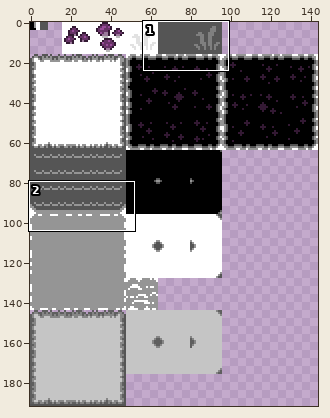
Two states of a sprite sheet, GMS2 Project/sprites/STilesOut/cae4deee-54c4-41dd-bc9a-418d7c7aacaa.png. The first picture is a wide view before the edit; the outline marks the close-up.
Close-up. As it was:
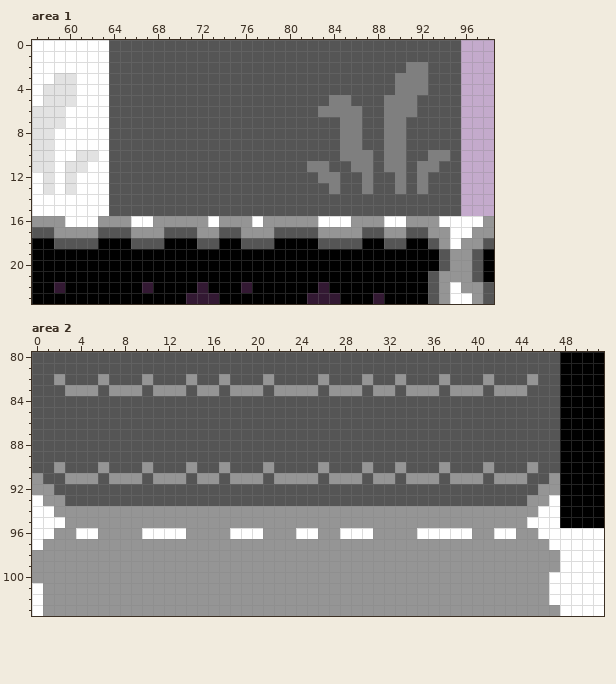
The file is 144x192 pixels. Shown: area 1: x 57..98, y 0..23; area 2: x 0..51, y 80..103.
Once edited:
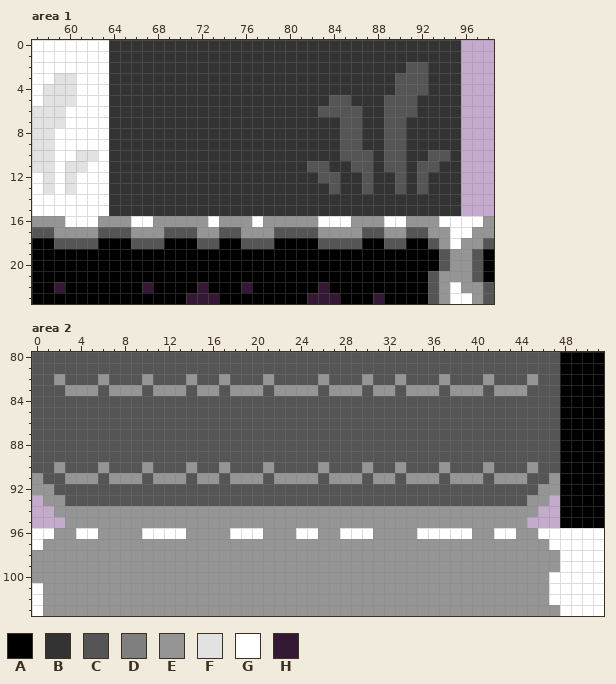
Palette (. is transparent): A #000000  B #333333  C #555555  D #7f7f7f  E #959595  F #e2e2e2  G #ffffff  H #331933
Diff:
--- area 1
@@ x 57..98 @@
- 0 GGGGGGGCCCCCCCCCCCCCCCCCCCCCCCCCCCCCCCC...
- 1 GGGGGGGCCCCCCCCCCCCCCCCCCCCCCCCCCCCCCCC...
- 2 GGGGGGGCCCCCCCCCCCCCCCCCCCCCCCCCCCDDCCC...
- 3 GGFFGGGCCCCCCCCCCCCCCCCCCCCCCCCCCDDDCCC...
- 4 GFFFGGGCCCCCCCCCCCCCCCCCCCCCCCCCCDDDCCC...
- 5 GFFFGGGCCCCCCCCCCCCCCCCCCCCDDCCCDDDCCCC...
- 6 FFFGGGGCCCCCCCCCCCCCCCCCCCDDDDCCDDDCCCC...
- 7 FFFGGGGCCCCCCCCCCCCCCCCCCCCCDDCCDDCCCCC...
- 8 FFGGGGGCCCCCCCCCCCCCCCCCCCCCDDCCDDCCCCC...
- 9 FFGGGGGCCCCCCCCCCCCCCCCCCCCCDDCCDDCCCCC...
-10 FFGGFFGCCCCCCCCCCCCCCCCCCCCCDDDCDDCCDDC...
-11 FFGFFGGCCCCCCCCCCCCCCCCCCDDCCDDCDDCDDCC...
-12 GFGFGGGCCCCCCCCCCCCCCCCCCCDDCCDCCDCDCCC...
-13 GFGFGGGCCCCCCCCCCCCCCCCCCCCDCCDCCDCDCCC...
-14 GGGGGGGCCCCCCCCCCCCCCCCCCCCCCCCCCCCCCCC...
-15 GGGGGGGCCCCCCCCCCCCCCCCCCCCCCCCCCCCCCCC...
+ 0 GGGGGGGBBBBBBBBBBBBBBBBBBBBBBBBBBBBBBBB...
+ 1 GGGGGGGBBBBBBBBBBBBBBBBBBBBBBBBBBBBBBBB...
+ 2 GGGGGGGBBBBBBBBBBBBBBBBBBBBBBBBBBBCCBBB...
+ 3 GGFFGGGBBBBBBBBBBBBBBBBBBBBBBBBBBCCCBBB...
+ 4 GFFFGGGBBBBBBBBBBBBBBBBBBBBBBBBBBCCCBBB...
+ 5 GFFFGGGBBBBBBBBBBBBBBBBBBBBCCBBBCCCBBBB...
+ 6 FFFGGGGBBBBBBBBBBBBBBBBBBBCCCCBBCCCBBBB...
+ 7 FFFGGGGBBBBBBBBBBBBBBBBBBBBBCCBBCCBBBBB...
+ 8 FFGGGGGBBBBBBBBBBBBBBBBBBBBBCCBBCCBBBBB...
+ 9 FFGGGGGBBBBBBBBBBBBBBBBBBBBBCCBBCCBBBBB...
+10 FFGGFFGBBBBBBBBBBBBBBBBBBBBBCCCBCCBBCCB...
+11 FFGFFGGBBBBBBBBBBBBBBBBBBCCBBCCBCCBCCBB...
+12 GFGFGGGBBBBBBBBBBBBBBBBBBBCCBBCBBCBCBBB...
+13 GFGFGGGBBBBBBBBBBBBBBBBBBBBCBBCBBCBCBBB...
+14 GGGGGGGBBBBBBBBBBBBBBBBBBBBBBBBBBBBBBBB...
+15 GGGGGGGBBBBBBBBBBBBBBBBBBBBBBBBBBBBBBBB...
 16 EEEGGGEEEGGEEEEEGEEEGEEEEEGGGEEEGGEEEGGGGE
--- area 2
@@ x 0..51 @@
  92 EECCCCCCCCCCCCCCCCCCCCCCCCCCCCCCCCCCCCCCCCCCCCEEAAAA
- 93 GEECCCCCCCCCCCCCCCCCCCCCCCCCCCCCCCCCCCCCCCCCCEEGAAAA
- 94 GGEEEEEEEEEEEEEEEEEEEEEEEEEEEEEEEEEEEEEEEEEEEEGGAAAA
- 95 GGGEEEEEEEEEEEEEEEEEEEEEEEEEEEEEEEEEEEEEEEEEEGGGAAAA
+ 93 .EECCCCCCCCCCCCCCCCCCCCCCCCCCCCCCCCCCCCCCCCCCEE.AAAA
+ 94 ..EEEEEEEEEEEEEEEEEEEEEEEEEEEEEEEEEEEEEEEEEEEE..AAAA
+ 95 ...EEEEEEEEEEEEEEEEEEEEEEEEEEEEEEEEEEEEEEEEEE...AAAA
  96 GGEEGGEEEEGGGGEEEEGGGEEEGGEEGGGEEEEGGGGGEEGGEEGGGGGG
